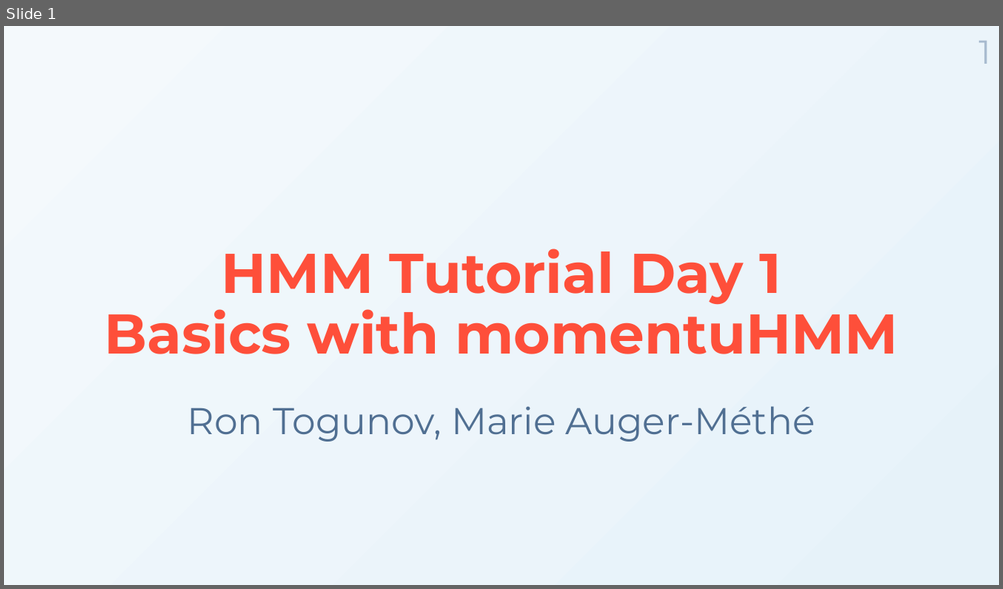
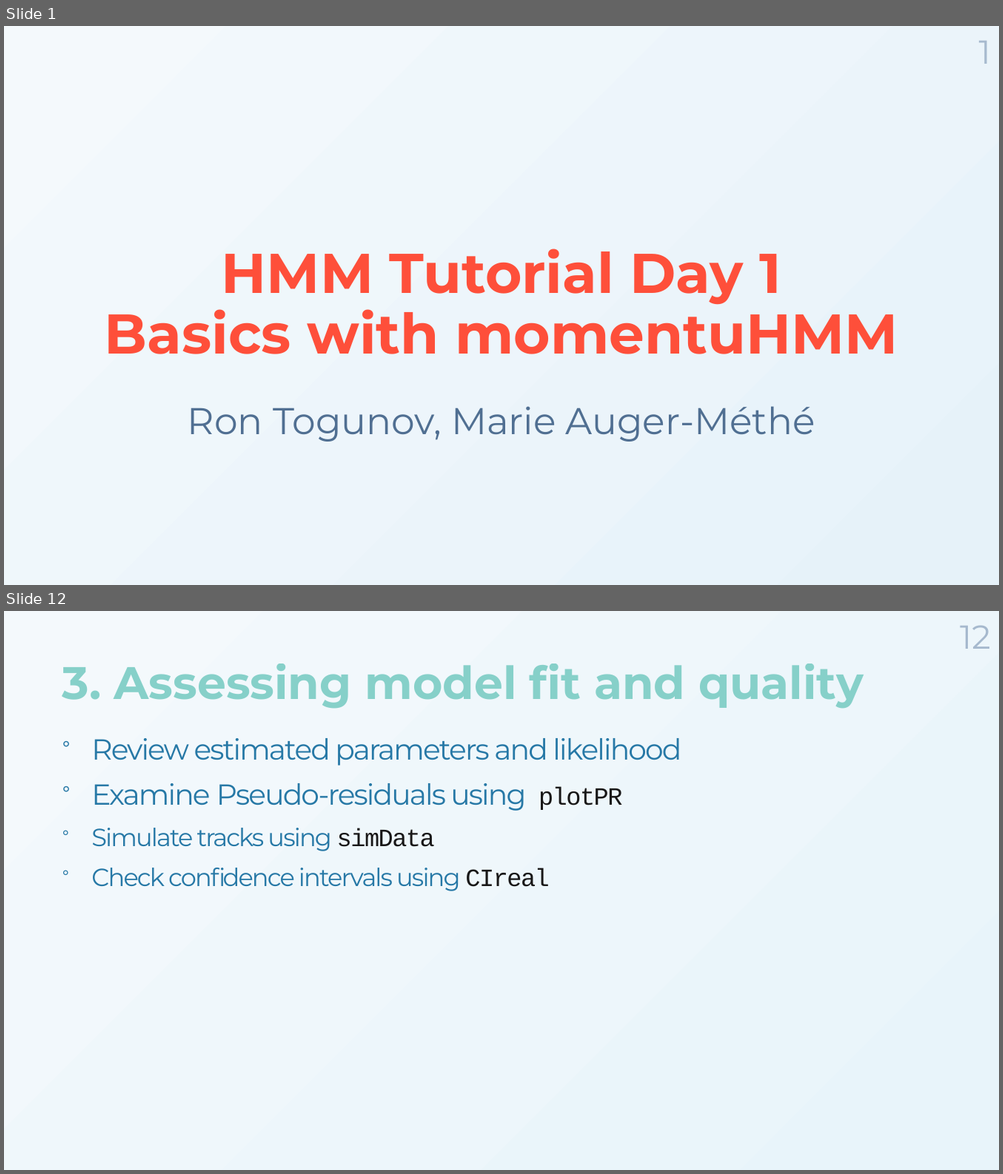
Before and after one commit to MarieAugerMethe/DFO_HMM_2022, a slide deck: Day1/HMM_Tutorial_Day1.pptx. Shown one above the other, each under a label of ours: slide 1 before the commit, slides 1 and 12 after it; the slides between them are not shown. The pictures are 1003x589 and 1003x1174 pixels, drawn with LibreOffice and Linux fonts; fonts in the diff are those of the drawing; background and template pictures are left out. Boxes give left, top, right and bottom in pixels: in the first picture for what was removed or moved away, otherwise in the second. Text is boxed around its words. In the diff, an @@ line names an element or a change of style, - is before the commit and + after.

```diff
--- a/Day1/HMM_Tutorial_Day1.pptx
+++ b/Day1/HMM_Tutorial_Day1.pptx
@@ slide 12 added at [4,611,999,1170], background gradient #F4F9FC to #E8F4FA @@
@@ page number added at [959,625,990,649], 32 pt, text #A6B9CE @@
+12
@@ title added at [62,664,863,709], 44 pt, text gradient #7BCCC4 to #0868AC, bold @@
+3. Assessing model fit and quality
@@ text added at [91,738,681,891], 24 pt, text #2678A6 @@
+° Review estimated parameters and likelihood
+° Examine Pseudo-residuals using plotPR
+° Simulate tracks using simData
+° Check confidence intervals using CIreal
```
Also in this commit, not shown: 7 slides changed, 6 other slides added, 2 slides removed, 7 other files.
